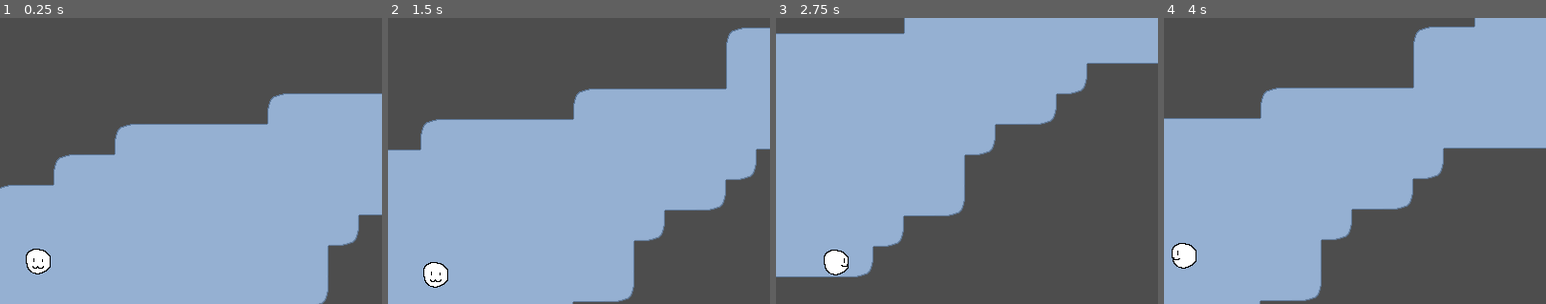
Above: before the commit, frames 1-4 (left to right).
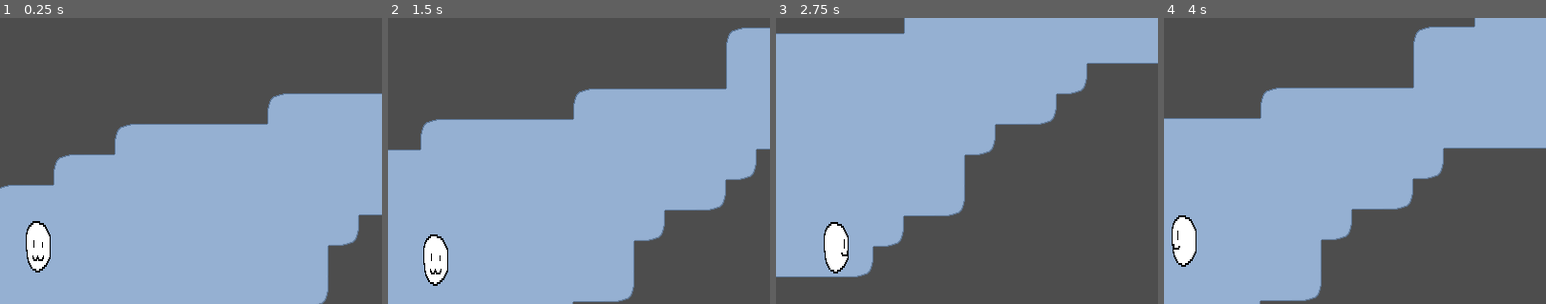
Above: after the commit, the same moments.

Repository: RubeculaBee/dream-catcher
Game: Godot game, scene res://Scenes/Rooms/test-room.tscn
Two runs of this game, one before a commit and one after it. Both use one fixed random seed, a clock stepped at 60 frames per second and the inputs below. The project has no main scene, so this scene is started directly.
Inputs:
- Up to frame 1 (0.25 s): no input
- Up to frame 2 (1.5 s): tap Enter at 0.5 s; hold Right (right) 0.53-1.28 s; hold Down (down) from 1.28 s (still down)
- Up to frame 3 (2.75 s): release Down (down) at 2.03 s; hold Right (right) from 2.03 s (still down)
- Up to frame 4 (4 s): release Right (right) at 2.78 s; hold Up (up) 2.78-3.53 s; hold Left (left) from 3.53 s (still down)
The pictures show only the part of the screen within x 47-97%, y 10-60%; the shares and areas given below are measured in that part.

The runs differ from the first frame. In frame 1, 0.8% of the frame differs, in the area x 6-14%, y 71-90%; in frame 2, 0.8%; in frame 3, 0.8%; in frame 4, 0.8%.

Commit message:
stretched player placeholder sprite to 32x64

Diff:
--- a/Scenes/Gameobjects/Player.tscn
+++ b/Scenes/Gameobjects/Player.tscn
@@ -8,7 +8,8 @@
 script = ExtResource("1_tyf51")
 
 [node name="AnimatedSprite2D" type="AnimatedSprite2D" parent="."]
-position = Vector2(16, 16)
+position = Vector2(16, 0)
+scale = Vector2(1, 2)
 sprite_frames = ExtResource("1_ei5lw")
 animation = &"down"
 
